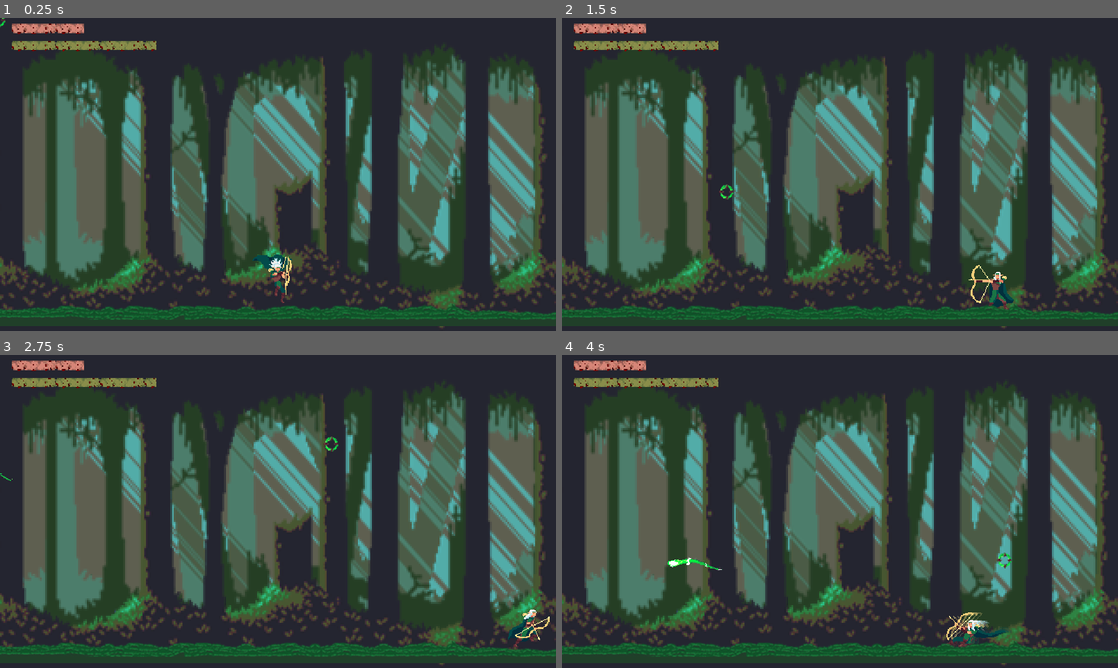
Above: before the commit, frames 1-4 (two rows, left to right).
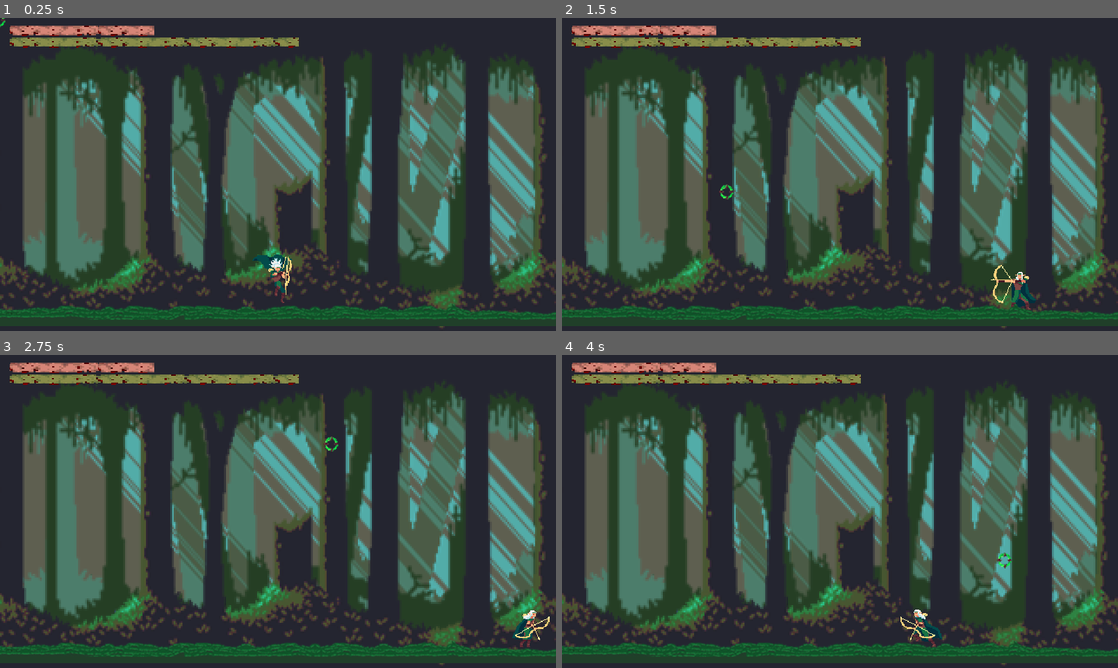
Above: after the commit, the same moments.

Repository: dcrespo3d/GGJ2023
Game: Godot game, scene res://EscenaMain.tscn
Same seed, same stepped clock (60 frames per second), same inputs: the game is played once before the commit and once after it.
Inputs (mouse positions are in pixels of both pictures, inside the frame that each line leads up to):
- Up to frame 1 (0.25 s): no input
- Up to frame 2 (1.5 s): move the mouse to (962, 158) at 0.52 s; hold Right (ui_right) 0.53-1.28 s; tap Space (dash_key) at 0.6 s; move the mouse to (728, 190) at 1.27 s; hold Left (ui_left) from 1.28 s (still down); click (728, 190) at 1.35 s
- Up to frame 3 (2.75 s): move the mouse to (333, 442) at 2.02 s; release Left (ui_left) at 2.03 s; hold Right (ui_right) from 2.03 s (still down); tap Space (dash_key) at 2.1 s
- Up to frame 4 (4 s): move the mouse to (812, 574) at 2.77 s; release Right (ui_right) at 2.78 s; hold Up (ui_up) 2.78-3.53 s; click (812, 574) at 2.85 s; move the mouse to (1006, 558) at 3.52 s; hold Left (ui_left) from 3.53 s (still down); tap Space (dash_key) at 3.6 s

The runs differ from the first frame. In frame 1, 2.3% of the frame differs, in the area x 1-54%, y 1-11%; in frame 2, 3.0%; in frame 3, 2.5%; in frame 4, 3.3%, in the area x 1-81%, y 1-94%.

Commit message:
scalehelthbars

Diff:
--- a/Enemy_01.tscn
+++ b/Enemy_01.tscn
@@ -151,12 +151,13 @@
 [node name="Enemy_01" type="KinematicBody2D"]
 script = ExtResource( 2 )
 speed = 300
+damage = 50
 
 [node name="EnemyAnimations" type="AnimatedSprite" parent="."]
 rotation = 1.5708
 frames = SubResource( 25 )
 animation = "Idle"
-frame = 2
+frame = 4
 speed_scale = 2.0
 playing = true
 
--- a/EscenaMain.tscn
+++ b/EscenaMain.tscn
@@ -12,6 +12,7 @@
 [ext_resource path="res://Art/Enviroment/Floor.png" type="Texture" id=10]
 [ext_resource path="res://Enemy_01.tscn" type="PackedScene" id=11]
 [ext_resource path="res://Pared.gd" type="Script" id=12]
+[ext_resource path="res://GameOver.tscn" type="PackedScene" id=13]
 
 [sub_resource type="Curve2D" id=3]
 _data = {
@@ -70,10 +71,13 @@
 position = Vector2( 315, 271 )
 maxHealth = 250
 currentHealth = 250
+dashSpeed = 1800
+dashDuration = 35
 dashcooldown = 0.1
 dashrecoveryspeed = 0.57
 dashstalerate = 0.5
 attackUpThreshold = -20
+attackDownThreshold = 5
 fallWhileAttacking = true
 
 [node name="Gea" parent="Viewport" instance=ExtResource( 9 )]
@@ -98,11 +102,8 @@
 position = Vector2( 0.666667, -4.33333 )
 rotation = 0.000524068
 
-[node name="Label" type="Label" parent="Viewport"]
-margin_left = 17.3333
-margin_top = 58.0
-margin_right = 57.3333
-margin_bottom = 72.0
+[node name="GameOver" parent="Viewport" instance=ExtResource( 13 )]
+visible = false
 
 [node name="Area2D" type="Area2D" parent="."]
 
--- a/GameOver.tscn
+++ b/GameOver.tscn
@@ -1,5 +1,11 @@
-[gd_scene format=2]
+[gd_scene load_steps=2 format=2]
 
-[node name="Control" type="Control"]
+[ext_resource path="res://Art/UI/WorldLife_Small_Background.png" type="Texture" id=1]
+
+[node name="gameover" type="Control"]
 anchor_right = 1.0
 anchor_bottom = 1.0
+
+[node name="WorldLifeSmallBackground" type="Sprite" parent="."]
+position = Vector2( 290, 231 )
+texture = ExtResource( 1 )
--- a/GuiHPplayer.tscn
+++ b/GuiHPplayer.tscn
@@ -26,20 +26,22 @@
 value = 100.0
 
 [node name="TextureRect" type="TextureRect" parent="."]
-margin_left = 40.0
-margin_top = 20.0
-margin_right = 996.0
-margin_bottom = 56.0
+margin_left = -330.0
+margin_top = 27.0
+margin_right = 626.0
+margin_bottom = 63.0
+rect_scale = Vector2( 2, 1 )
 rect_pivot_offset = Vector2( -363, 117 )
 texture = ExtResource( 3 )
 expand = true
 stretch_mode = 2
 
 [node name="TextureRect2" type="TextureRect" parent="."]
-margin_left = 40.0
-margin_top = 80.0
-margin_right = 996.0
-margin_bottom = 116.0
+margin_left = -330.0
+margin_top = 68.0
+margin_right = 626.0
+margin_bottom = 104.0
+rect_scale = Vector2( 2, 1 )
 rect_pivot_offset = Vector2( -363, 117 )
 texture = ExtResource( 4 )
 expand = true
--- a/Projectile.tscn
+++ b/Projectile.tscn
@@ -11,11 +11,12 @@
 collision_layer = 8
 collision_mask = 6
 script = ExtResource( 2 )
-scalarSpeed = 500
+scalarSpeed = 1100
 
 [node name="AnimatedSprite" type="AnimatedSprite" parent="."]
 frames = ExtResource( 1 )
 animation = "Projectile"
+frame = 2
 speed_scale = 2.0
 playing = true
 
Not shown: 1 places in EscenaMain.tscn that only renumber resources
